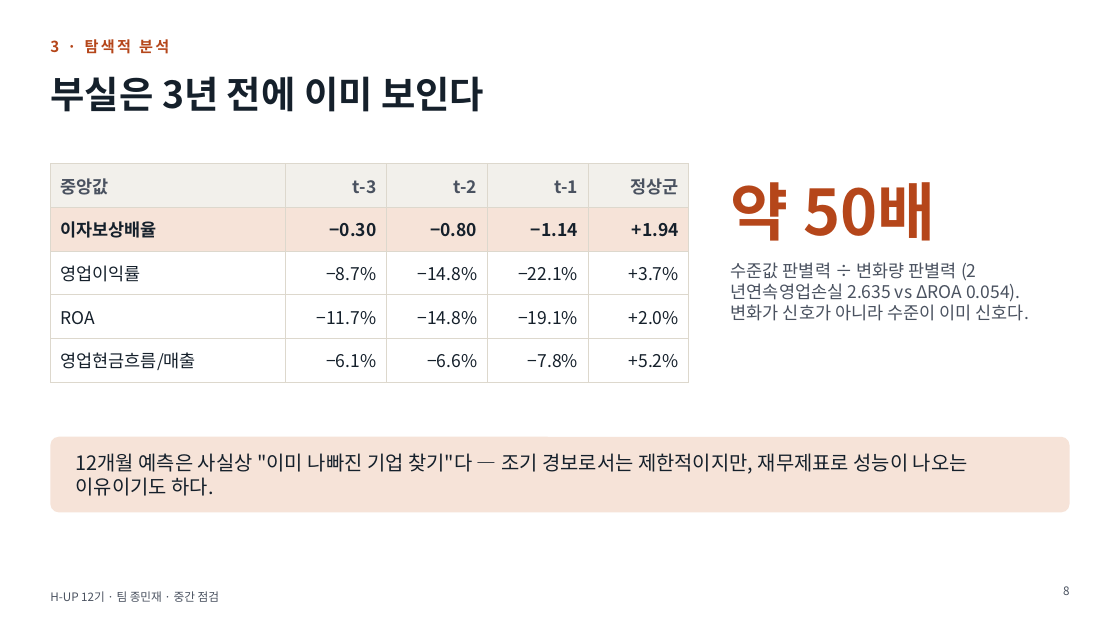
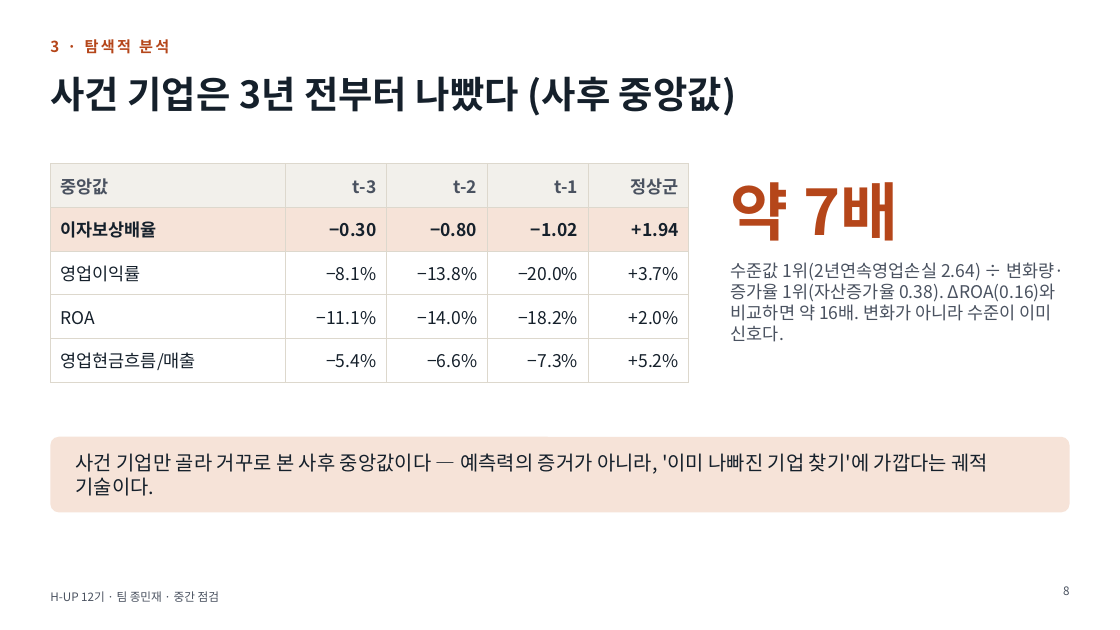
Before and after one commit to ejongmin/h-up-xai-project, a slide deck: slide 8 of 발표/중간점검_보고회.pptx. Drawn at 1120x630 pixels with LibreOffice and Linux fonts; fonts in the diff are those of the drawing. Boxes give left, top, right and bottom in pixels: in the first picture for what was removed or moved away, otherwise in the second. Text is boxed around its words. In the diff, an @@ line names an element or a change of style, - is before the commit and + after.

```diff
--- a/발표/중간점검_보고회.pptx
+++ b/발표/중간점검_보고회.pptx
@@ title at (50, 76, 736, 116): text changed @@
-부실은 3년 전에 이미 보인다
+사건 기업은 3년 전부터 나빴다 (사후 중앙값)
@@ table at (50, 164, 689, 374) @@
-row 2, column 4: −1.14
+row 2, column 4: −1.02
-row 3: 영업이익률 | −8.7% | −14.8% | −22.1% | +3.7%
+row 3: 영업이익률 | −8.1% | −13.8% | −20.0% | +3.7%
-row 4: ROA | −11.7% | −14.8% | −19.1% | +2.0%
+row 4: ROA | −11.1% | −14.0% | −18.2% | +2.0%
-row 5, column 2: −6.1%
+row 5, column 2: −5.4%
-row 5, column 4: −7.8%
+row 5, column 4: −7.3%
@@ text at (731, 182, 898, 241): text changed @@
-약 50배
+약 7배
@@ text at (731, 262, 1064, 342): text changed @@
-수준값 판별력 ÷ 변화량 판별력 (2년연속영업손실 2.635 vs ΔROA 0.054). 변화가 신호가 아니라 수준이 이미 신호다.
+수준값 1위(2년연속영업손실 2.64) ÷ 변화량·증가율 1위(자산증가율 0.38). ΔROA(0.16)와 비교하면 약 16배. 변화가 아니라 수준이 이미 신호다.
@@ text at (76, 453, 988, 496): text changed @@
-12개월 예측은 사실상 "이미 나빠진 기업 찾기"다 — 조기 경보로서는 제한적이지만, 재무제표로 성능이 나오는 이유이기도 하다.
+사건 기업만 골라 거꾸로 본 사후 중앙값이다 — 예측력의 증거가 아니라, '이미 나빠진 기업 찾기'에 가깝다는 궤적 기술이다.
```
Also in this commit, not shown: 11 other slides changed, 1 slide added, 1 slide removed, 4 other files.
